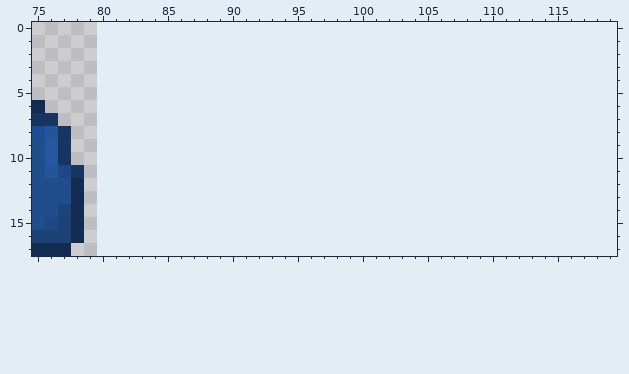
Edited in one commit: pixel-art file (art/aseprite/luggage-single.aseprite). Above: the version before the commit.
80x18 pixels, 1 frame. Pixels under 10% opacity are left out. Colours within 5 levels of each other are drawn and written as one. Shown: x 75..119, y 0..17. The old version is drawn lined up with the new one, on the new canvas.
The result:
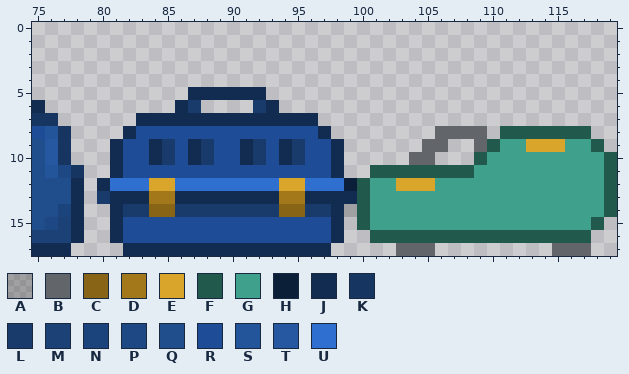
Palette (. is transparent): A #00000038  B #62666b  C #886416  D #a3781a  E #d9a62b  F #22594d  G #3fa08c  H #0c1f38  J #122c51  K #163560  L #183b6b  M #1b4176  N #1c447c  P #1e4883  Q #204e8d  R #1e4c96  S #23559a  T #2558a1  U #2e6fd0
Edits made:
canvas 80x18 -> 120x18
@@ x 75..119 @@
  4 .............................................
- 5 .............................................
- 6 J............................................
- 7 KK...........................................
- 8 RSK..........................................
- 9 QTK..........................................
-10 QTK..........................................
-11 QSPK.........................................
-12 QQQJ.........................................
-13 QQQJ.........................................
-14 QQNJ.........................................
-15 QPMJ.........................................
-16 MMMJ.........................................
-17 JJJ..........................................
+ 5 ............JJJJJJ...........................
+ 6 J..........JL....LJ..........................
+ 7 KK......JJJJJJJJJJJJJJ.......................
+ 8 RSK....JRRRRRRRRRRRRRRJ........BBBB.FFFFFFF..
+ 9 QTK...JRRJLRJLRRJLRJLRRJ......BB..BFGGEEEGGF.
+10 QTK...JRRJLRJLRRJLRJLRRJ.....BB...FGGGGGGGGGF
+11 QSPK..JRRRRRRRRRRRRRRRRJ..FFFFFFFFGGGGGGGGGGF
+12 QQQJ.JUUUEEUUUUUUUUEEUUUHFGGEEEGGGGGGGGGGGGGF
+13 QQQJ.LJJJDDJJJJJJJJDDJJJJFGGGGGGGGGGGGGGGGGGF
+14 QQNJ..JLLCCLLLLLLLLCCLLJAFGGGGGGGGGGGGGGGGGGF
+15 QPMJ..JRRRRRRRRRRRRRRRRJ.FGGGGGGGGGGGGGGGGGF.
+16 MMMJ..JRRRRRRRRRRRRRRRRJ..FFFFFFFFFFFFFFFFF..
+17 JJJ....JJJJJJJJJJJJJJJJ.....BBB.........BBB..
Where, in picture pixels (left, top, right, bottom), the same in both pictures:
added: (97, 87, 617, 256)
